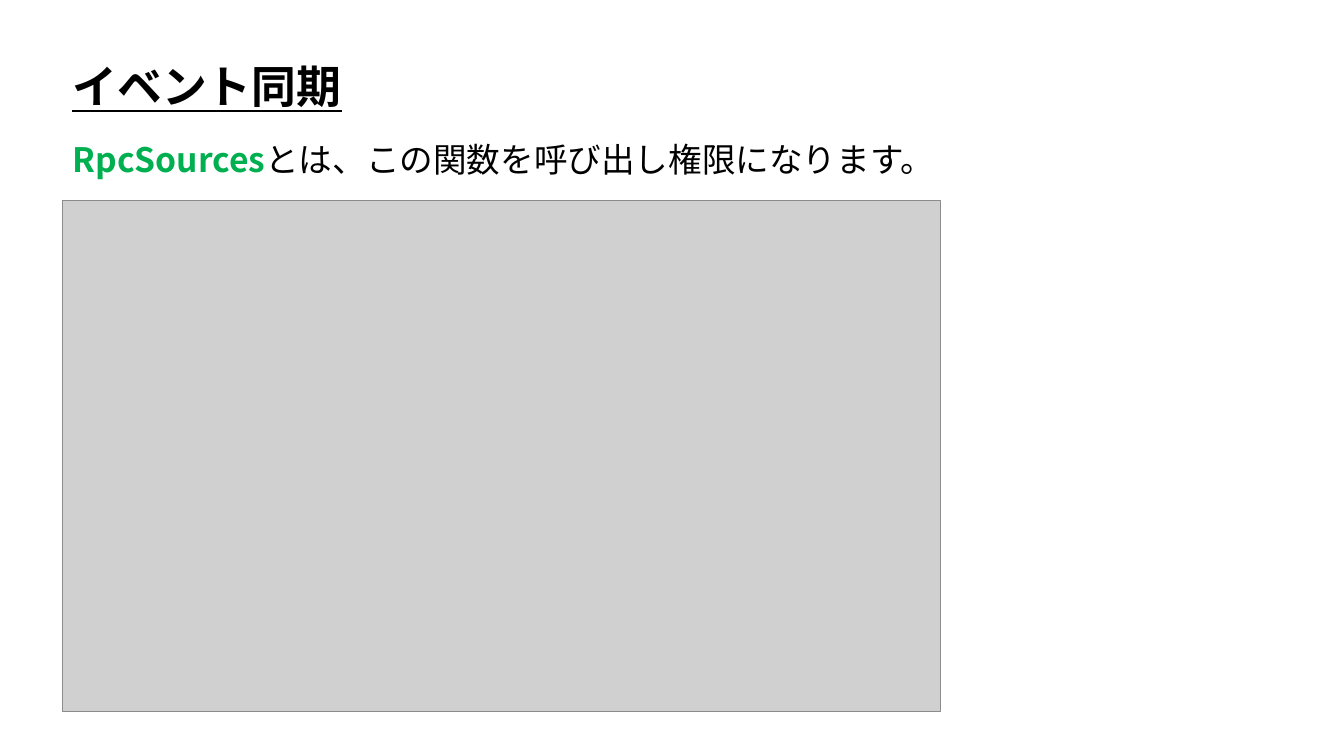
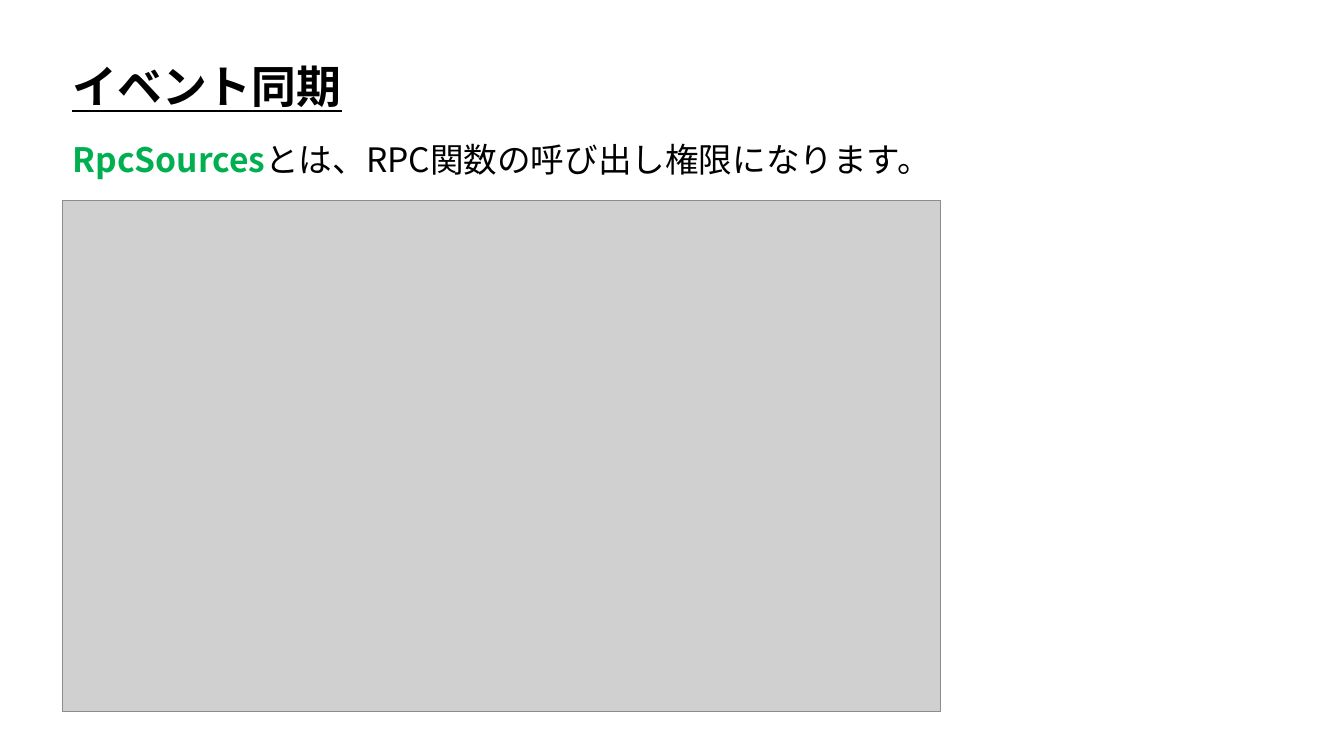
Before and after one commit to ArakiYusuke-Ohara/Textbook, a slide deck: slide 7 of ゲーム科3年/00_前期/オンラインゲームプログラミングⅡ/07_イベント同期.pptx. Drawn at 1344x756 pixels with LibreOffice and Linux fonts; fonts in the diff are those of the drawing; grey boxes stand for pictures. Boxes give left, top, right and bottom in pixels: in the first picture for what was removed or moved away, otherwise in the second. Text is boxed around its words. In the diff, an @@ line names an element or a change of style, - is before the commit and + after.

```diff
--- a/ゲーム科3年/00_前期/オンラインゲームプログラミングⅡ/07_イベント同期.pptx
+++ b/ゲーム科3年/00_前期/オンラインゲームプログラミングⅡ/07_イベント同期.pptx
@@ text at bbox=[73, 143, 931, 180]: text changed @@
-RpcSourcesとは、この関数を呼び出し権限になります。
+RpcSourcesとは、RPC関数の呼び出し権限になります。
```
Also in this commit, not shown: 1 other slide changed, 3 slides added, 1 other file.
